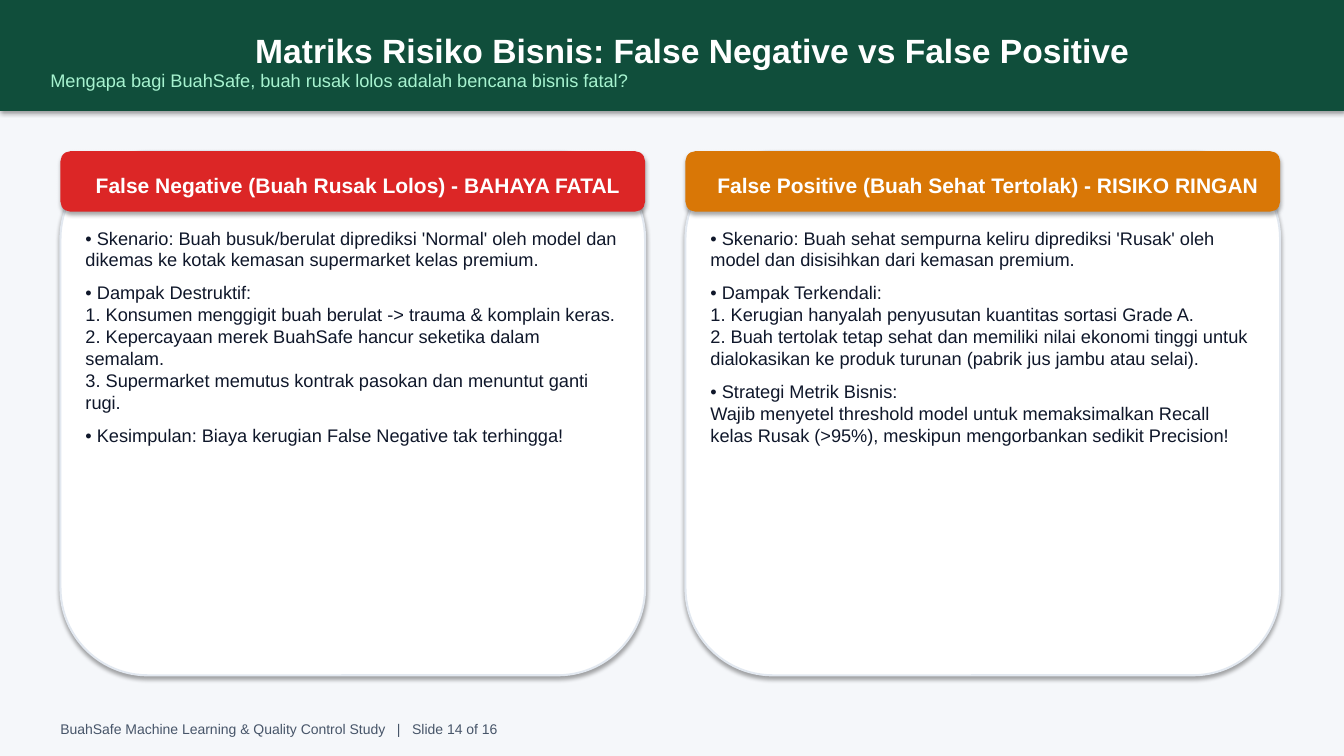
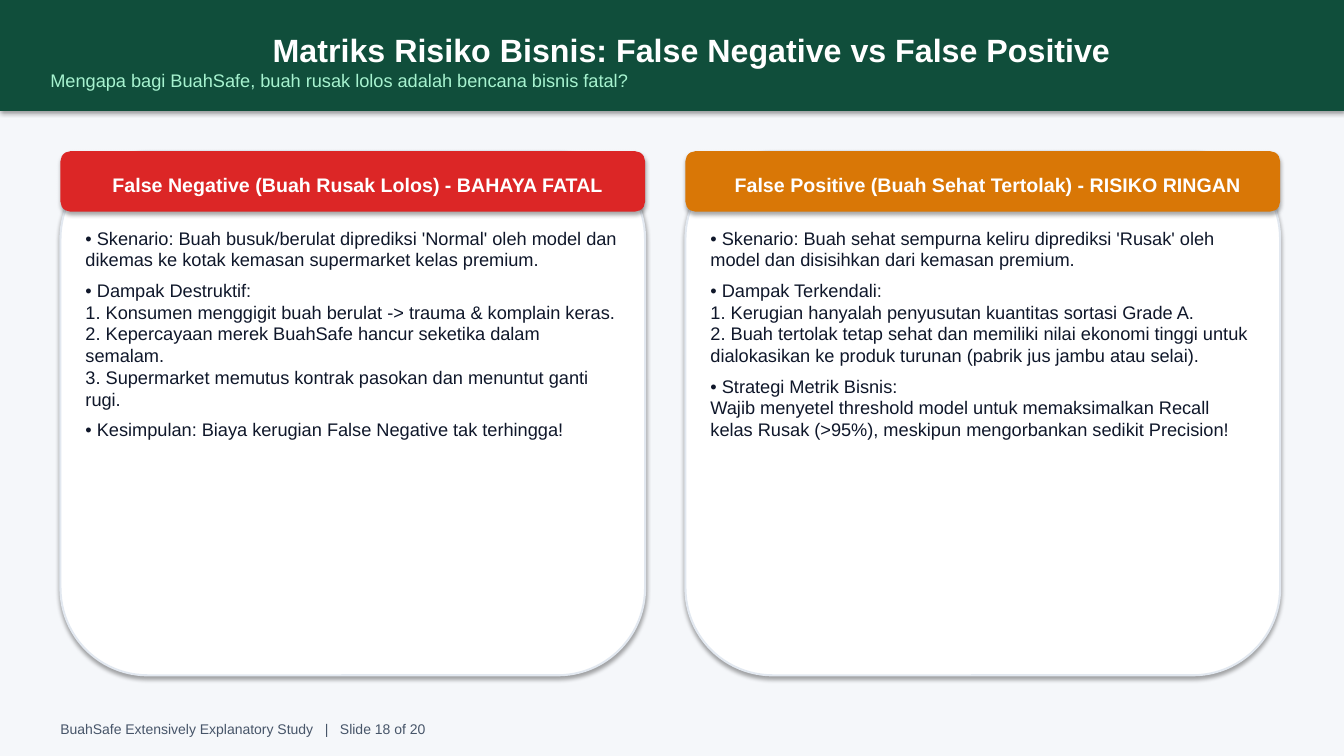
Before and after one commit to adsurkasur/buahsafe, a slide deck: slide 18 of BuahSafe_Super_Comprehensive_Presentation.pptx (slide 14 before the commit). Drawn at 1344x756 pixels with LibreOffice and Linux fonts; fonts in the diff are those of the drawing. Boxes give left, top, right and bottom in pixels: in the first picture for what was removed or moved away, otherwise in the second. Text is boxed around its words. In the diff, an @@ line names an element or a change of style, - is before the commit and + after.

Commit message:
feat: add comprehensive term-by-term glossary and explicit coffee-to-jambu causal bridge in notebook, readme, and 20-slide presentation

```diff
--- a/BuahSafe_Super_Comprehensive_Presentation.pptx
+++ b/BuahSafe_Super_Comprehensive_Presentation.pptx
@@ text in rectangle at box(273, 38, 1109, 68): size 24 to 23 pt in "Matriks Risiko Bisnis: False Negative vs False ..." @@
@@ rounded rectangle "False Negative (Buah Rusak Lolos) ..." at box(60, 151, 645, 212): size 15 to 14 pt @@
@@ rounded rectangle "False Positive (Buah Sehat Tertolak) ..." at box(686, 151, 1280, 212): size 15 to 14 pt @@
@@ text at box(85, 283, 614, 440): less space between paragraphs @@
@@ text at box(710, 283, 1247, 440): less space between paragraphs @@
@@ text at box(60, 724, 426, 737): text changed @@
-BuahSafe Machine Learning & Quality Control Study | Slide 14 of 16
+BuahSafe Extensively Explanatory Study | Slide 18 of 20
```
Also in this commit, not shown: 14 other slides changed, 5 slides added, 1 slide removed, 2 other files.
